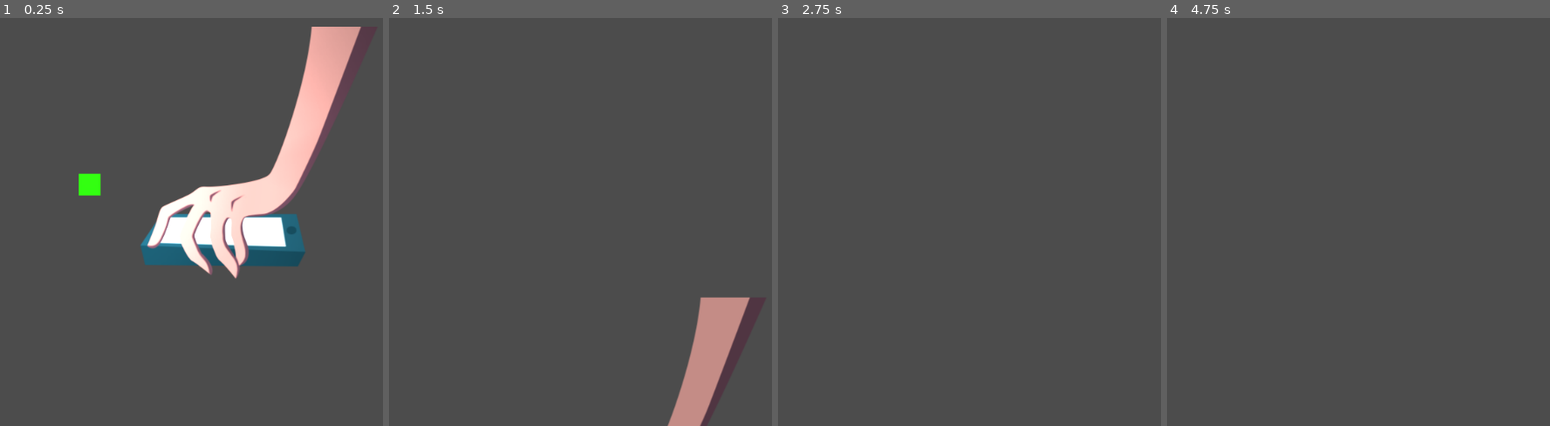
Above: before the commit, frames 1-4 (left to right).
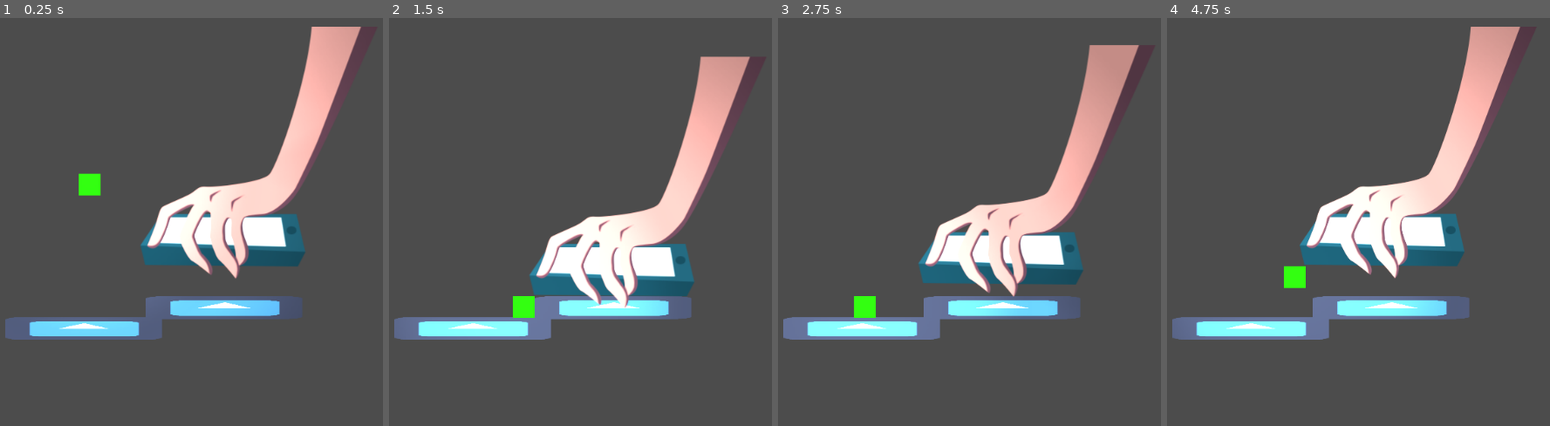
Above: after the commit, the same moments.

Repository: santyarellano/Shattered
Game: Godot game, scene res://Niveles/Playground.tscn
Same seed, same stepped clock (60 frames per second), same inputs: the game is played once before the commit and once after it. Before the commit the project has no main scene; this scene is started directly in both runs. The engine's default icon, where the game draws it, is replaced by a stand-in: a white triangle on a blue panel in a dark square.
Inputs:
- Up to frame 1 (0.25 s): no input
- Up to frame 2 (1.5 s): hold Right (ui_right) from 0.53 s (still down); tap Space (ui_select) at 0.77 s
- Up to frame 3 (2.75 s): tap Space (ui_select) at 1.52 s; release Right (ui_right) at 2.03 s; hold Left (ui_left) from 2.03 s (still down)
- Up to frame 4 (4.75 s): release Left (ui_left) at 2.78 s; hold Right (ui_right) 2.78-4.28 s; tap Space (ui_select) at 3.02, 3.77, 4.52 s; hold Left (ui_left) from 4.28 s (still down)

The runs differ from the first frame. In frame 1, 4.5% of the frame differs, in the area x 1-79%, y 68-79%; in frame 2, 20%, in the area x 1-95%, y 9-100%; in frame 3, 16%; in frame 4, 16%.

Commit message:
handUppdate

Diff:
--- a/Niveles/Playground.tscn
+++ b/Niveles/Playground.tscn
@@ -1,31 +1,14 @@
 [gd_scene load_steps=4 format=2]
 
-[ext_resource path="res://Niveles/map1/map1.tscn" type="PackedScene" id=1]
+[ext_resource path="res://Obj/bloque pisos/bloquepiso.tscn" type="PackedScene" id=1]
 [ext_resource path="res://Obj/Player/Player.tscn" type="PackedScene" id=2]
-[ext_resource path="res://Img/background_test.png" type="Texture" id=3]
 [ext_resource path="res://Obj/Hazards/Hand/Hand.tscn" type="PackedScene" id=3]
 
 [node name="Playground" type="Node"]
 
 [node name="StaticBody2D" parent="." instance=ExtResource( 1 )]
-position = Vector2( 858.357, 512.381 )
-scale = Vector2( 10, 0.5 )
-
-[node name="StaticBody2D3" parent="." instance=ExtResource( 1 )]
-position = Vector2( 999.724, 586.938 )
-scale = Vector2( 2, 0.5 )
-
-[node name="StaticBody2D4" parent="." instance=ExtResource( 1 )]
-position = Vector2( 312.195, 455.761 )
-scale = Vector2( 20, 0.5 )
-
-[node name="StaticBody2D5" parent="." instance=ExtResource( 1 )]
-position = Vector2( 852.7, 373.788 )
-scale = Vector2( 10, 0.5 )
-
-[node name="StaticBody2D6" parent="." instance=ExtResource( 1 )]
-position = Vector2( 1023.78, 285.864 )
-scale = Vector2( 0.5, 18 )
+position = Vector2( 283.469, 455.829 )
+scale = Vector2( 7, 1 )
 
 [node name="Player" parent="." instance=ExtResource( 2 )]
 position = Vector2( 298.077, 204.898 )
--- a/project.godot
+++ b/project.godot
@@ -16,6 +16,7 @@
 [application]
 
 config/name="Pieces"
+run/main_scene="res://Niveles/Playground.tscn"
 config/icon="res://icon.png"
 
 [rendering]
